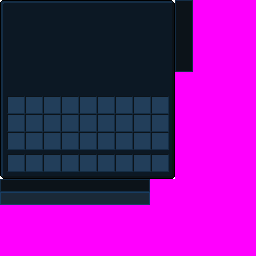
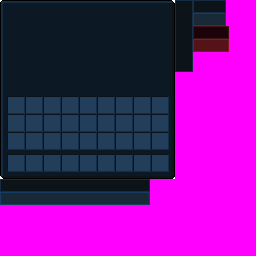
Layers edited between the first and the second (256, 256) image:
added layer "Delete Button Background Hovered" in group "elements MAIN_OVERLAY" over bbox(193, 39, 229, 52)
added layer "Delete Button Background" in group "elements MAIN_OVERLAY" over bbox(193, 26, 229, 39)
added layer "Link Button Background Hovered" in group "elements MAIN_OVERLAY" over bbox(193, 13, 226, 26)
added layer "Link Button Background" in group "elements MAIN_OVERLAY" over bbox(193, 0, 226, 13)
